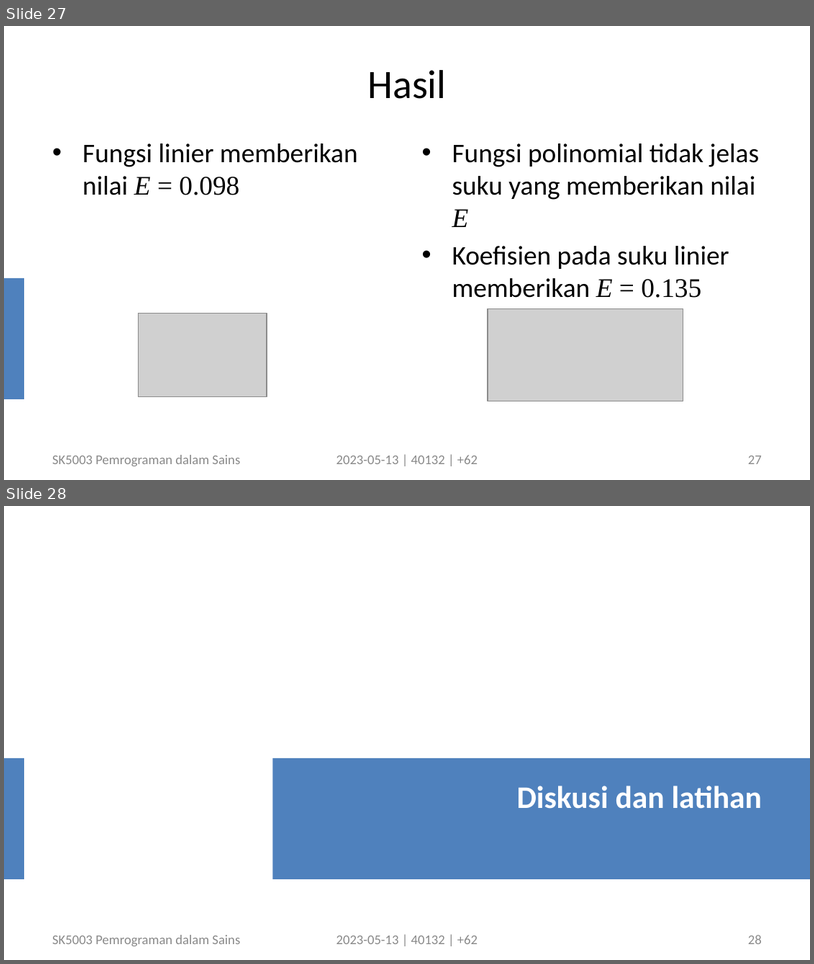
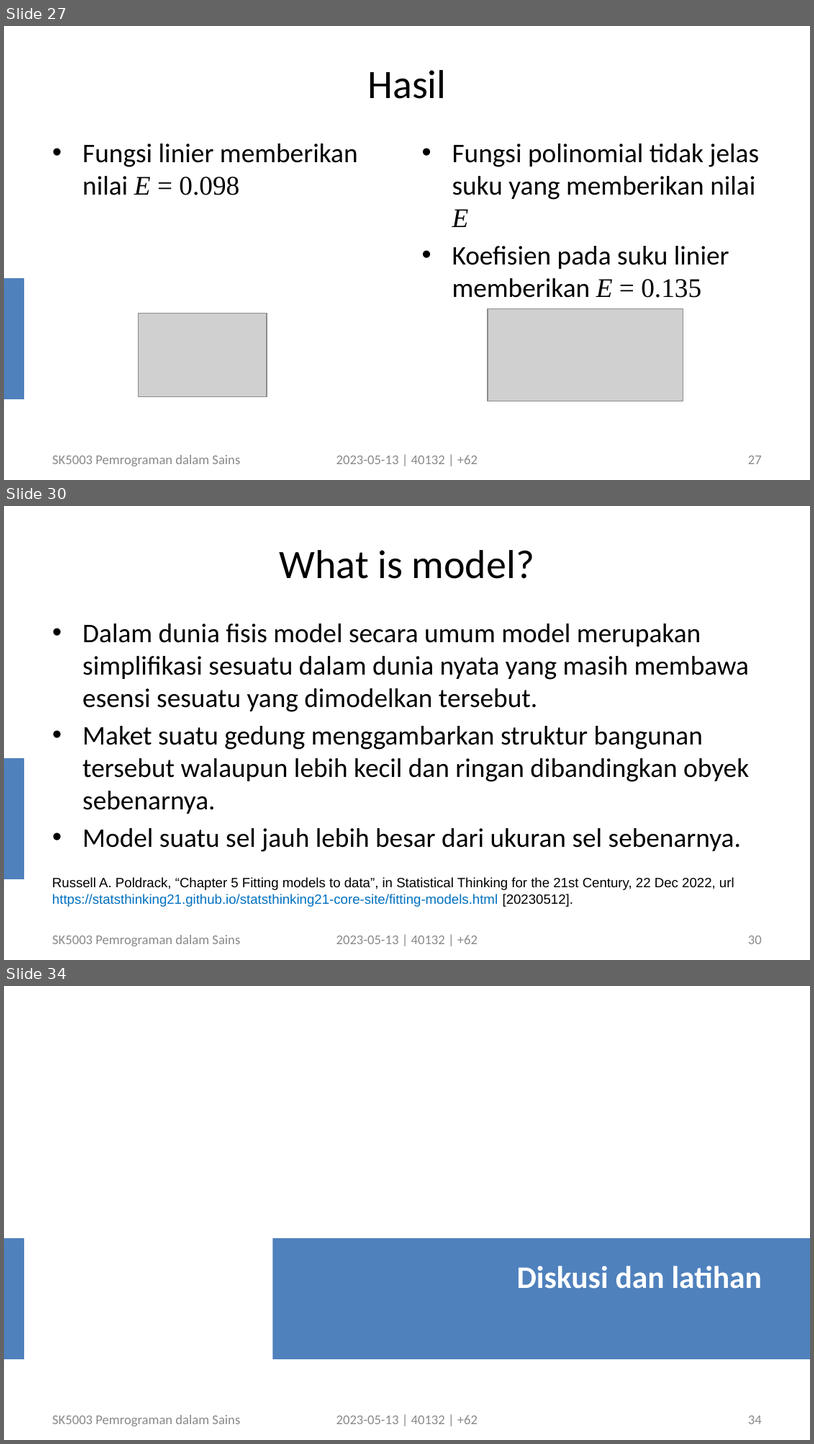
Before and after one commit to dudung/sk5003-02-2022-2, a slide deck: note/08/sk5003_w08_growth_model_20230513_v4.pptx. Shown one above the other, each under a label of ours: slides 27 and 28 before the commit, slides 27, 30 and 34 after it; the slides between them are not shown. The pictures are 814x964 and 814x1444 pixels, drawn with LibreOffice and Linux fonts; fonts in the diff are those of the drawing; grey boxes stand for pictures. Boxes give left, top, right and bottom in pixels: in the first picture for what was removed or moved away, otherwise in the second. Text is boxed around its words. In the diff, an @@ line names an element or a change of style, - is before the commit and + after.

```diff
--- a/note/08/sk5003_w08_growth_model_20230513_v4.pptx
+++ b/note/08/sk5003_w08_growth_model_20230513_v4.pptx
@@ slide 30 added at <box>4,506,810,960</box>, background #FFFFFF; not listed: 1 template element that a slide beside it also shows @@
@@ title added at <box>280,550,535,579</box>, 36 pt, text #000000 @@
+What is model?
@@ text added at <box>82,623,750,852</box>, 24 pt, text #000000 @@
+• Dalam dunia fisis model secara umum model merupakan simplifikasi sesuatu dalam dunia nyata yang masih membawa esensi sesuatu yang dimodelkan tersebut.
+• Maket suatu gedung menggambarkan struktur bangunan tersebut walaupun lebih kecil dan ringan dibandingkan obyek sebenarnya.
+• Model suatu sel jauh lebih besar dari ukuran sel sebenarnya.
@@ text added at <box>52,877,735,906</box>, 12 pt, text #000000 @@
+Russell A. Poldrack, “Chapter 5 Fitting models to data”, in Statistical Thinking for the 21st Century, 22 Dec 2022, url https://statsthinking21.github.io/statsthinking21-core-site/fitting-models.html [20230512].
@@ text added at <box>52,934,240,946</box>, 12 pt, text #898989 @@
+SK5003 Pemrograman dalam Sains
@@ text added at <box>337,934,478,944</box>, 12 pt, text #898989 @@
+2023-05-13 | 40132 | +62
@@ page number added at <box>748,935,762,944</box>, 12 pt, text #8C8C8C @@
+30
@@ what was slide 28 is now slide 34 @@
@@ page number at <box>748,1415,762,1424</box>: text changed @@
-28
+34
```
Also in this commit, not shown: 3 slides changed, 5 other slides added.
